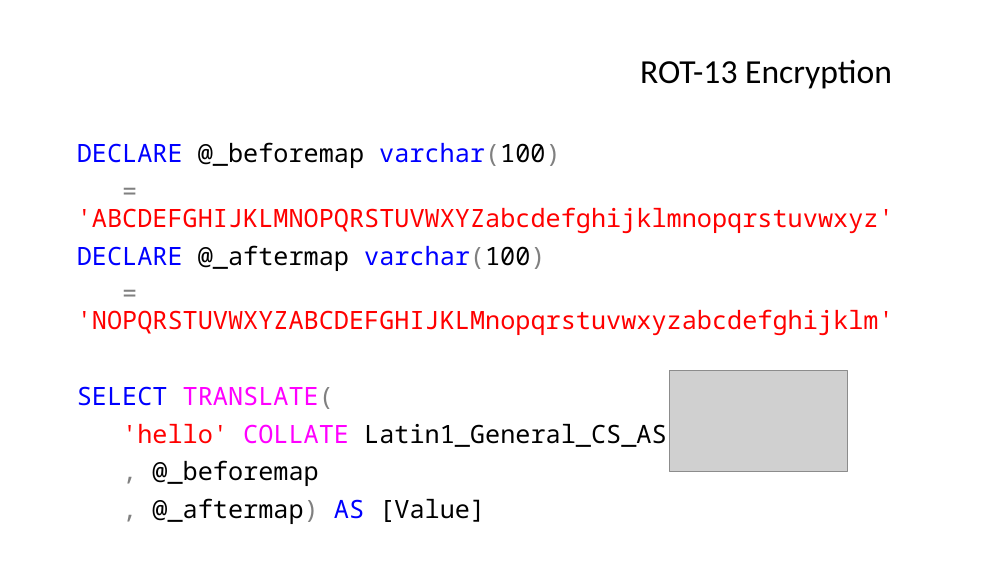
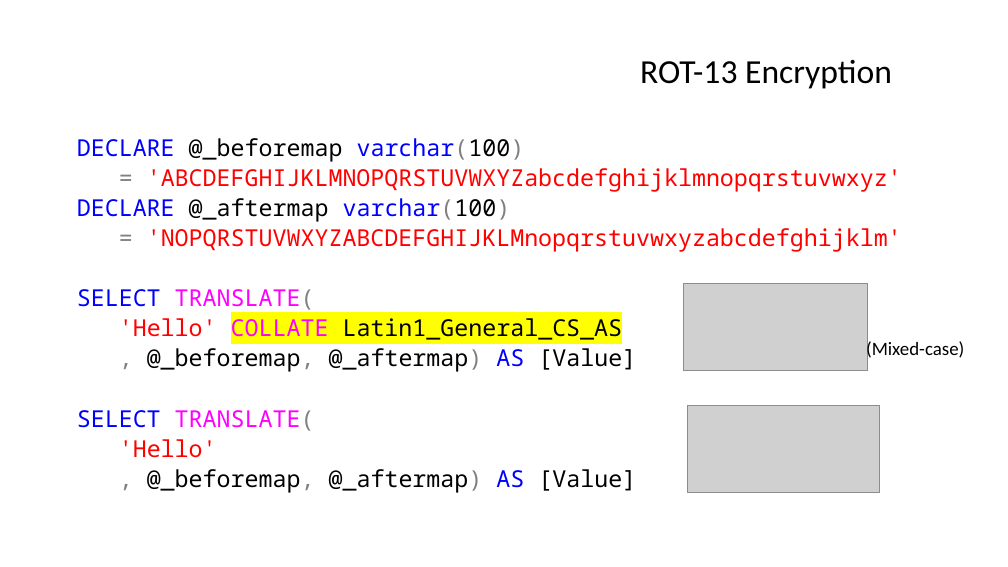
Before and after one commit to jbfoushee/MyPresentations, a slide deck: slide 10 of TSQL_Translate_Operator/TSQL Translate.pptx (slide 8 before the commit). Drawn at 1008x567 pixels with LibreOffice and Linux fonts; fonts in the diff are those of the drawing; grey boxes stand for pictures. Boxes give left, top, right and bottom in pixels: in the first picture for what was removed or moved away, otherwise in the second. Text is boxed around its words. In the diff, an @@ line names an element or a change of style, - is before the commit and + after.

```diff
--- a/TSQL_Translate_Operator/TSQL Translate.pptx
+++ b/TSQL_Translate_Operator/TSQL Translate.pptx
@@ text at [77,138,902,313]: size 24 to 22.2 pt in "DECLARE @_beforemap varchar(100)", "= 'ABCDEFGHIJKLMNOPQRSTUVWXYZabcdefghijklmnopqrstuvwxyz'", "DECLARE @_aftermap varchar(100)", "= 'NOPQRSTUVWXYZABCDEFGHIJKLMnopqrstuvwxyzabcdefghijklm'" and 1 more places; line spacing 0.9 to 0.7 @@
@@ picture added at [684,284,868,371] @@
@@ text at [77,315,636,493]: text changed; size 24 to 22.2 pt @@
-'hello' COLLATE Latin1_General_CS_AS
-, @_beforemap
-, @_aftermap) AS [Value]
+'Hello' COLLATE Latin1_General_CS_AS
+, @_beforemap, @_aftermap) AS [Value]
+SELECT TRANSLATE(
+'Hello'
+, @_beforemap, @_aftermap) AS [Value]
@@ text added at [866,339,964,360], 18 pt, text #000000 @@
+(Mixed-case)
@@ picture removed at [670,371,848,472] @@
@@ picture added at [687,405,879,493] @@
```
Also in this commit, not shown: 13 other slides changed, 3 slides added, 3 slides removed.
